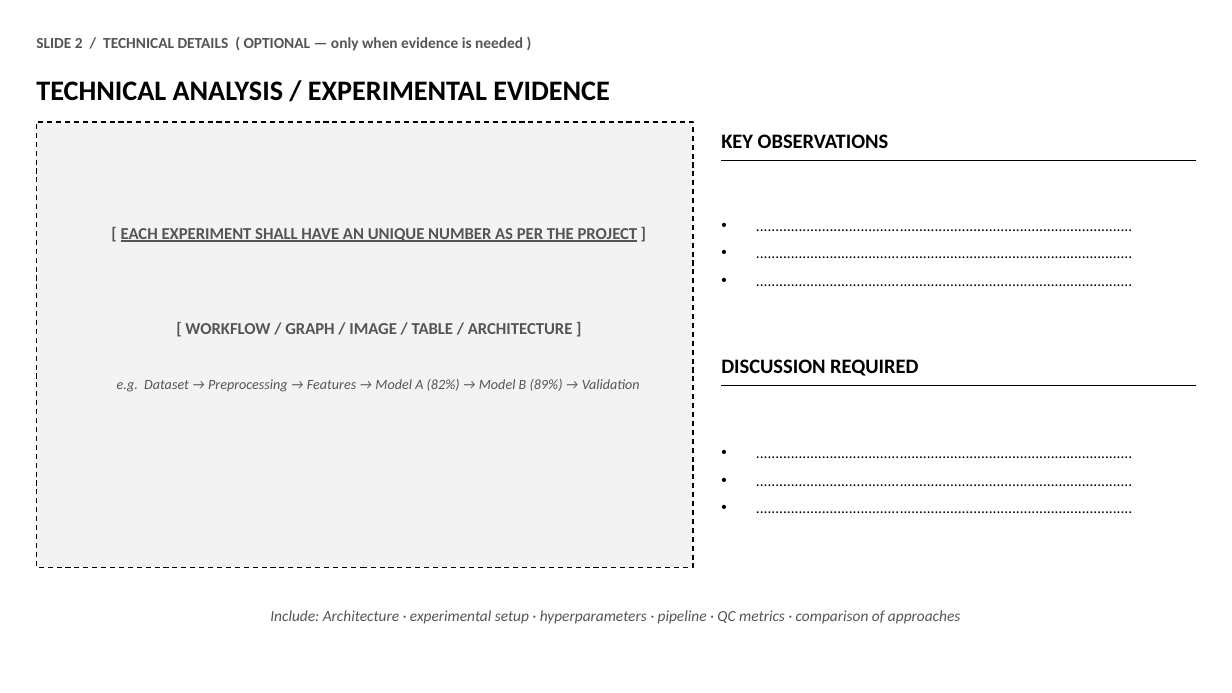
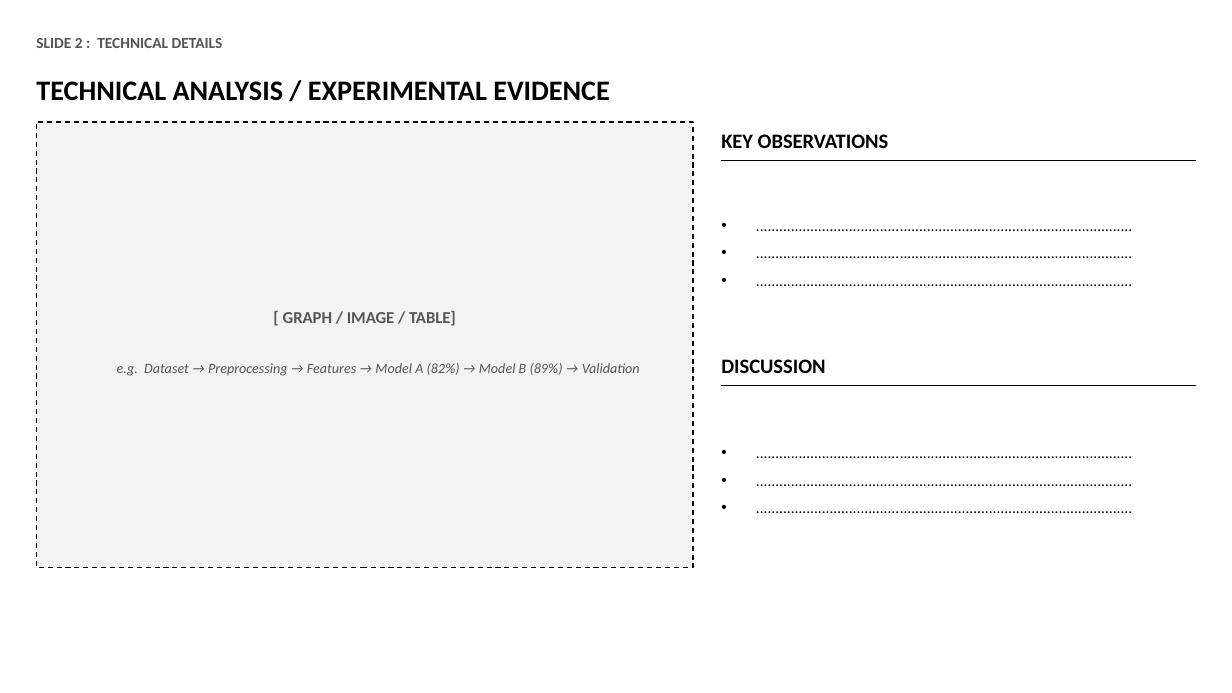
Before and after one commit to Insyratech/hr-portal-client, a slide deck: slide 2 of public/Weekly_Update_Template.pptx. Drawn at 1232x693 pixels with LibreOffice and Linux fonts; fonts in the diff are those of the drawing. Boxes give left, top, right and bottom in pixels: in the first picture for what was removed or moved away, otherwise in the second. Text is boxed around its words. In the diff, an @@ line names an element or a change of style, - is before the commit and + after.

```diff
--- a/public/Weekly_Update_Template.pptx
+++ b/public/Weekly_Update_Template.pptx
@@ text at [36,38,223,48]: text changed @@
-SLIDE 2 / TECHNICAL DETAILS ( OPTIONAL — only when evidence is needed )
+SLIDE 2 : TECHNICAL DETAILS
@@ text removed at [121,225,638,243] @@
-[ EACH EXPERIMENT SHALL HAVE AN UNIQUE NUMBER AS PER THE PROJECT ]
@@ text at [283,311,456,326]: text changed @@
-[ WORKFLOW / GRAPH / IMAGE / TABLE / ARCHITECTURE ]
+[ GRAPH / IMAGE / TABLE]
@@ text "e.g. Dataset → Preprocessing → ...": place and size @@
-text "e.g. Dataset → Preprocessing → ..." at [117,379,640,392]
+text "e.g. Dataset → Preprocessing → ..." at [117,363,640,376]
@@ text at [721,359,825,373]: text changed @@
-DISCUSSION REQUIRED
+DISCUSSION
@@ text removed at [270,610,960,624] @@
-Include: Architecture · experimental setup · hyperparameters · pipeline · QC metrics · comparison of approaches
```
Also in this commit, not shown: 3 other slides changed, 1 slide added, 2 other files.
